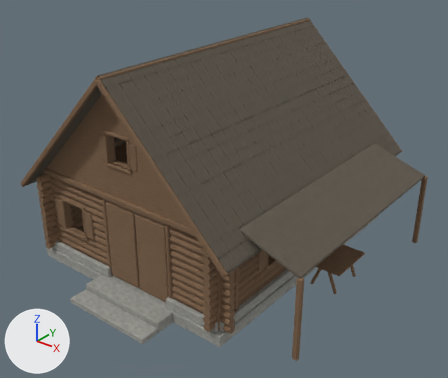
What one commit did to the glTF model assets/buildings/forest-village-v1/w01.glb.
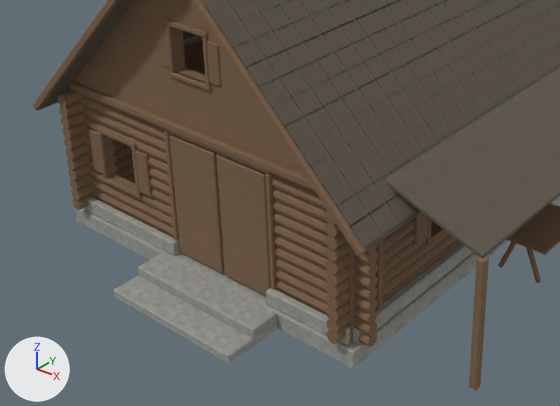
There are two pictures of each version: one whole from a 50 mm camera at (11.96, -14.85, 11.04) aimed at (0.84, -0.95, 2.43), one close up on the part from 0% to 78% of the width and 31% to 98% of the height. The lights are fixed; the arrows at lower left show +X, +Y and +Z. The older version's two pictures come first. Where no turn or scale is listed for an object, it has been applied to the vertices.

Names of what the first close-up shows: 'W01_canopy', 'W01_canopy_post_3.5_-3.8', 'W01_entry_leaf0', 'W01_entry_leaf1', 'W01_foundation', 'W01_gable_front', 'W01_roof_right', 'W01_stonecourse_front', 'W01_stonecourse_right', 'W01_verge_-1_-1', 'W01_wall_front', 'W01_wall_left', 'W01_wall_right' and 8 more.
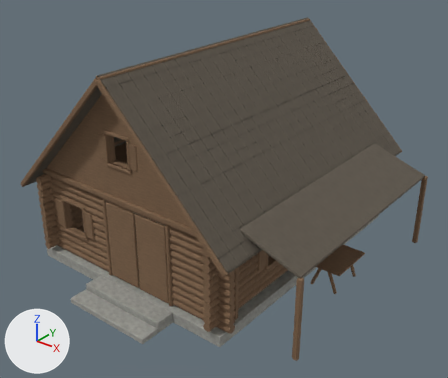
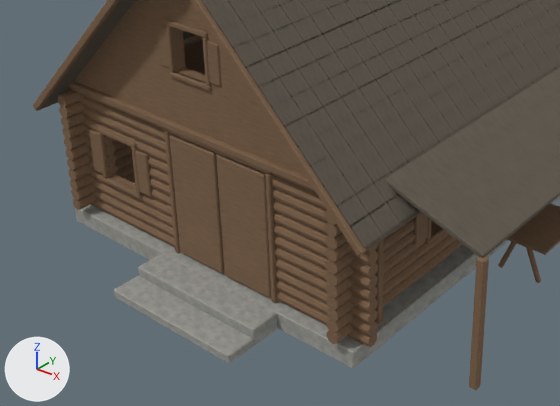
Diff of the bpy script that builds the scene:
```diff
--- a/assets/buildings/forest-village-v1/w01.glb.py
+++ b/assets/buildings/forest-village-v1/w01.glb.py
@@ ob_w01_stonecourse_front @@
-ob_w01_stonecourse_front = bpy.data.objects.new('W01_stonecourse_front', me_cube_801)
-ob_w01_stonecourse_front.location = (0.0, -4.58, 0.51)
@@ ob_w01_stonecourse_right @@
-ob_w01_stonecourse_right = bpy.data.objects.new('W01_stonecourse_right', me_cube_805)
-ob_w01_stonecourse_right.location = (3.58, 0.0, 0.51)
```

Location of each change, (x1, y1, x2, y2) in pixels of the close-ups (560 x 406 px):
'W01_stonecourse_front', deleted
    before: (83, 197, 350, 345)
'W01_stonecourse_right', deleted
    before: (353, 243, 473, 344)
